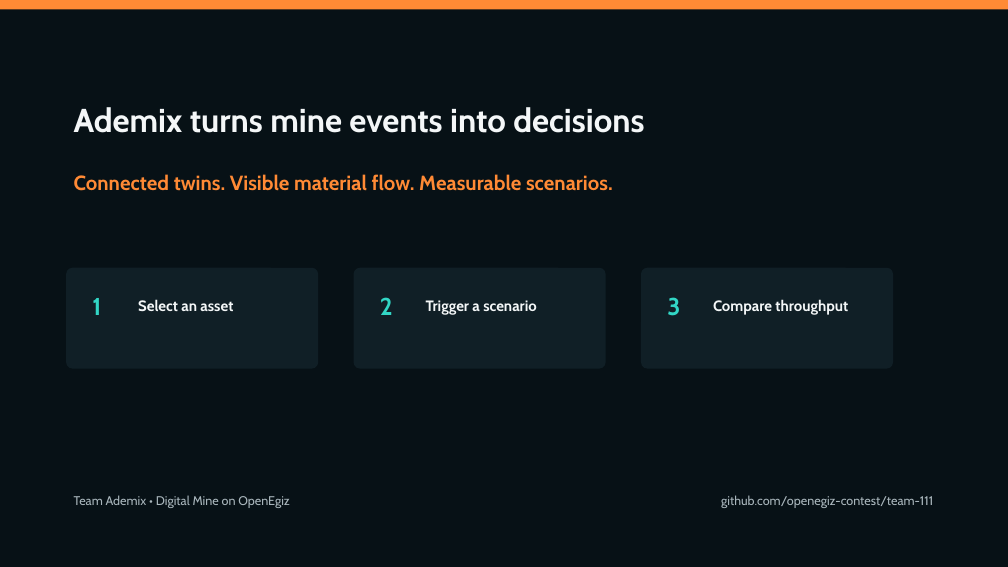
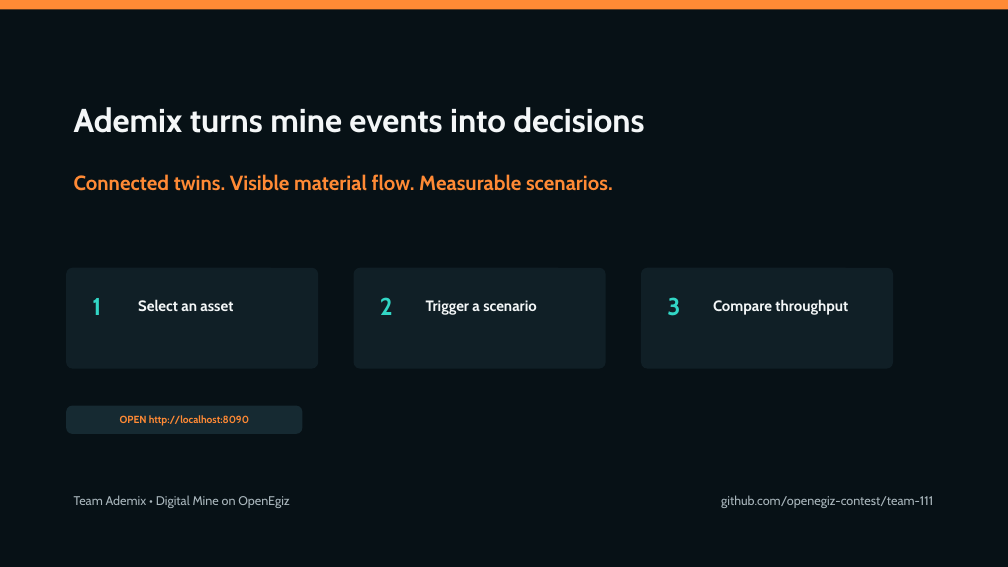
Before and after one commit to ahmadshahyawar/Digital-Mine-on-OpenEgiz, a slide deck: slide 9 of presentation.pptx. Drawn at 1008x567 pixels with LibreOffice and Linux fonts; fonts in the diff are those of the drawing. Boxes give left, top, right and bottom in pixels: in the first picture for what was removed or moved away, otherwise in the second. Text is boxed around its words. In the diff, an @@ line names an element or a change of style, - is before the commit and + after.

Commit message:
Add presentation demo entry point

```diff
--- a/presentation.pptx
+++ b/presentation.pptx
@@ rounded rectangle added at (x1=67, y1=405, x2=302, y2=434), fill #162A32 @@
@@ text added at (x1=120, y1=415, x2=249, y2=426), 9.8 pt, text #FF8A35, bold @@
+OPEN http://localhost:8090
```
Also in this commit, not shown: 4 other files.
